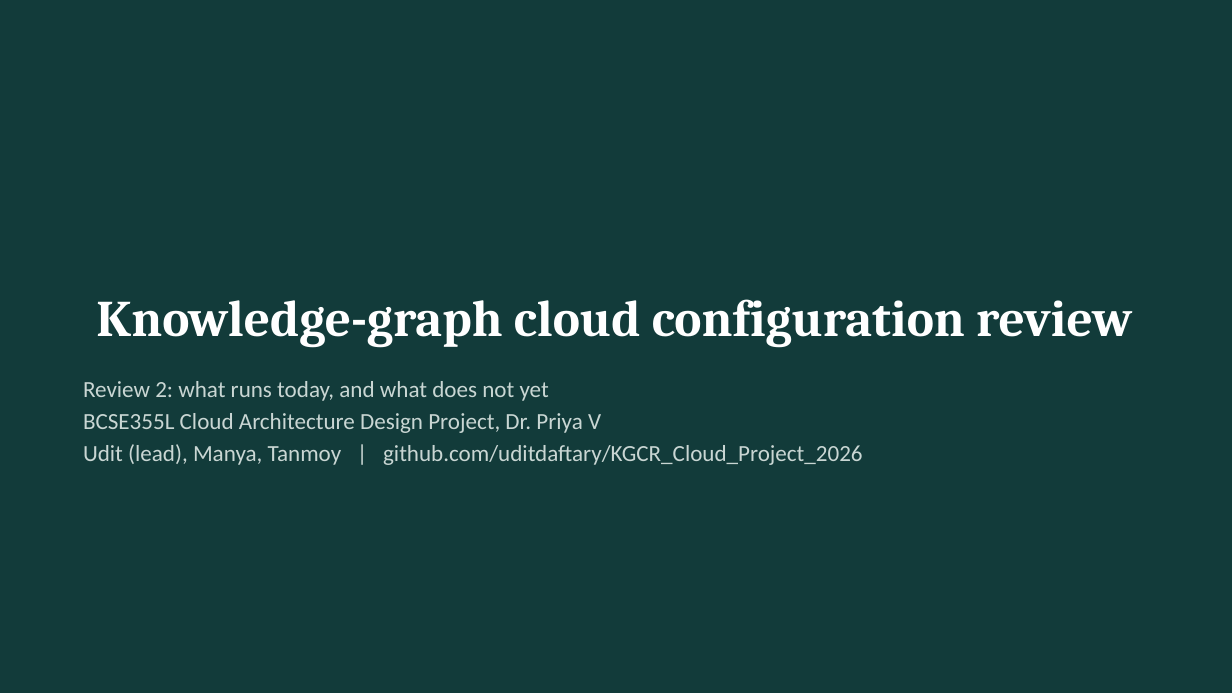
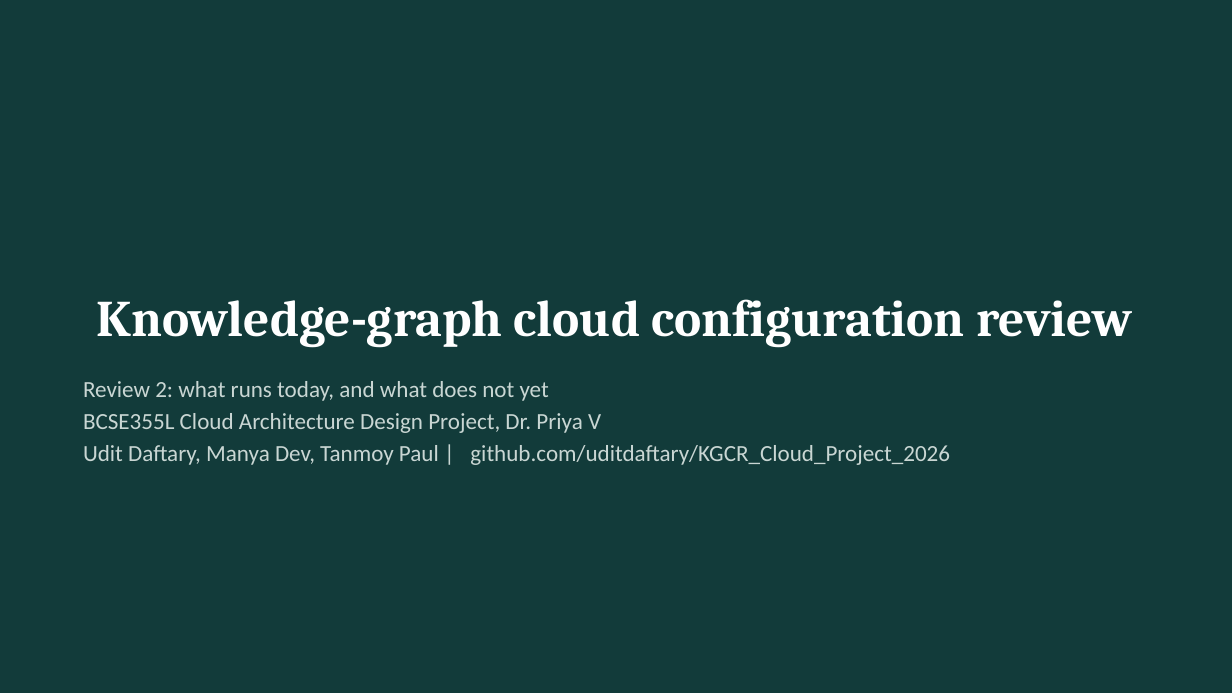
Before and after one commit to uditdaftary/KGCR_Cloud_Project_2026, a slide deck: slide 1 of presentation/KGCR_Review2.pptx. Drawn at 1232x693 pixels with LibreOffice and Linux fonts; fonts in the diff are those of the drawing. Boxes give left, top, right and bottom in pixels: in the first picture for what was removed or moved away, otherwise in the second. Text is boxed around its words. In the diff, an @@ line names an element or a change of style, - is before the commit and + after.

```diff
--- a/presentation/KGCR_Review2.pptx
+++ b/presentation/KGCR_Review2.pptx
@@ text at bbox=[83, 445, 950, 465]: text changed @@
-Udit (lead), Manya, Tanmoy | github.com/uditdaftary/KGCR_Cloud_Project_2026
+Udit Daftary, Manya Dev, Tanmoy Paul | github.com/uditdaftary/KGCR_Cloud_Project_2026
```
Also in this commit, not shown: 2 other slides changed, 3 other files.
